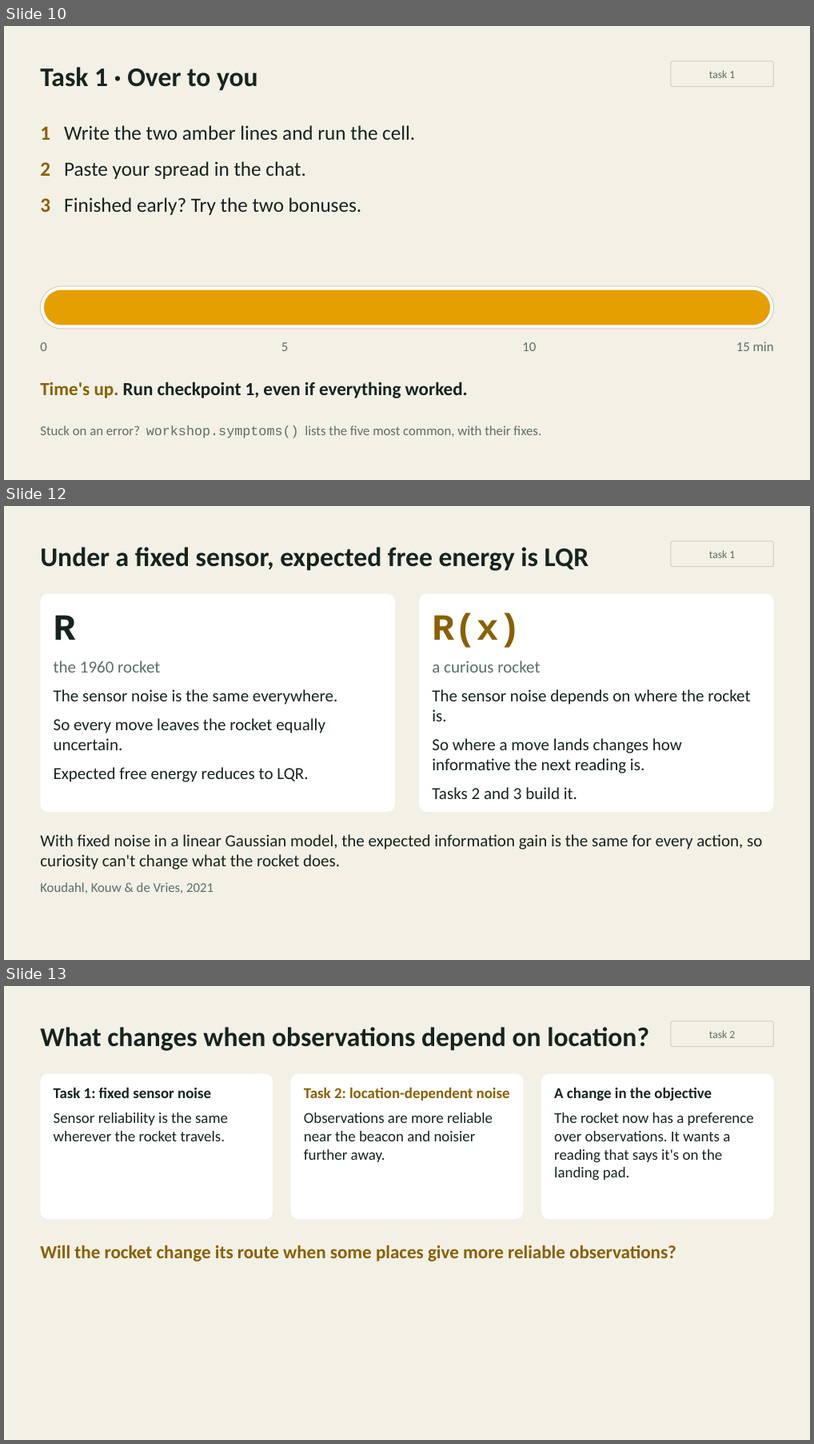
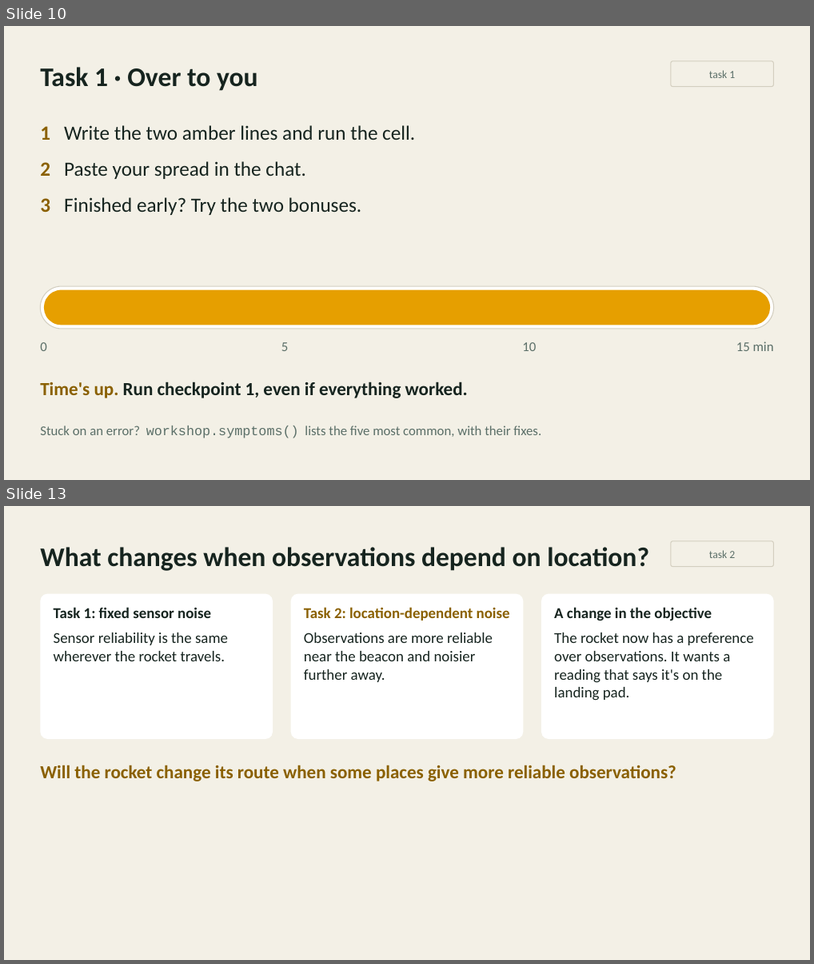
Before and after one commit to inferogenesis/cpomdp-workshop, a slide deck: deck/cpomdp_symposium_2026.pptx. Shown one above the other, each under a label of ours: slides 10, 12 and 13 before the commit, slides 10 and 13 after it; the slides between them are not shown. The pictures are 814x1444 and 814x964 pixels, drawn with LibreOffice and Linux fonts; fonts in the diff are those of the drawing. Boxes give left, top, right and bottom in pixels: in the first picture for what was removed or moved away, otherwise in the second. Text is boxed around its words. In the diff, an @@ line names an element or a change of style, - is before the commit and + after.

Commit message:
docs: refine workshop instructions and Task 1 discussion

```diff
--- a/deck/cpomdp_symposium_2026.pptx
+++ b/deck/cpomdp_symposium_2026.pptx
@@ slide 12 removed at [4, 506, 810, 960], background #F3F0E6 @@
@@ text removed at [40, 547, 590, 571] @@
-Under a fixed sensor, expected free energy is LQR
@@ rounded rectangle removed at [671, 541, 774, 567] @@
-task 1
@@ rounded rectangle removed at [40, 594, 395, 812] @@
-R
-the 1960 rocket
-The sensor noise is the same everywhere.
-So every move leaves the rocket equally uncertain.
-Expected free energy reduces to LQR.
@@ rounded rectangle removed at [420, 594, 774, 812] @@
-R(x)
-a curious rocket
-The sensor noise depends on where the rocket is.
-So where a move lands changes how informative the next reading is.
-Tasks 2 and 3 build it.
@@ text removed at [40, 834, 762, 893] @@
-With fixed noise in a linear Gaussian model, the expected information gain is the same for every action, so curiosity can't change what the rocket does.
-Koudahl, Kouw & de Vries, 2021
```
Also in this commit, not shown: 3 slides changed, 2 slides added, 1 other slide removed, 3 other files.
